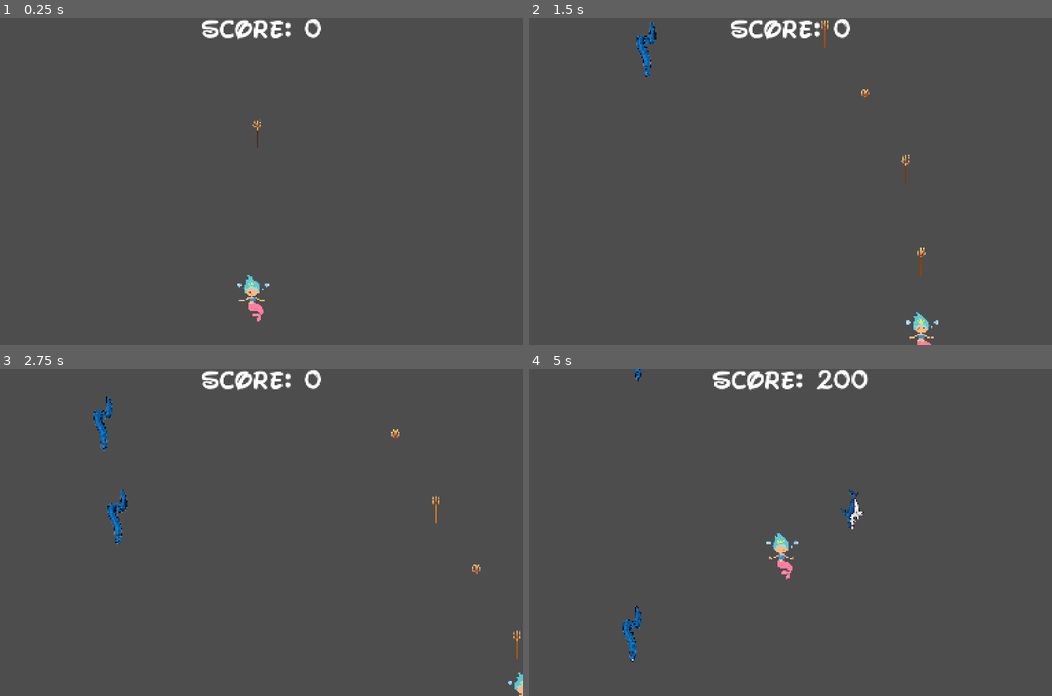
Above: before the commit, frames 1-4 (two rows, left to right).
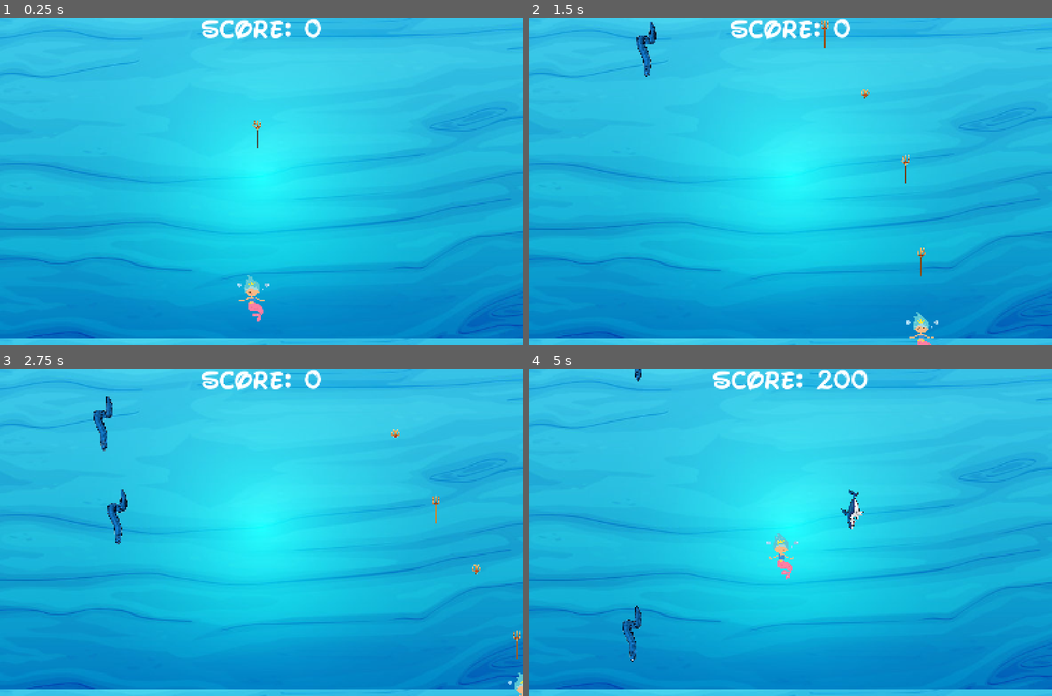
Above: after the commit, the same moments.

Repository: mnurbol-glitch/A-Mermaids-Tale
Game: Godot game, scene res://scenes/Game_Madina.tscn
Two runs of this game, one before a commit and one after it. Both use one fixed random seed, a clock stepped at 60 frames per second and the inputs below.
Inputs:
- Up to frame 1 (0.25 s): no input
- Up to frame 2 (1.5 s): tap Enter at 0.5 s; hold Right (move_right) 0.53-1.28 s; hold Space (shoot) 0.53-1.28 s; hold Down (move_down) from 1.28 s (still down); tap Space (shoot) at 1.35 s
- Up to frame 3 (2.75 s): release Down (move_down) at 2.03 s; hold Right (move_right) from 2.03 s (still down); hold Space (shoot) from 2.03 s (still down)
- Up to frame 4 (5 s): release Right (move_right) at 2.78 s; release Space (shoot) at 2.78 s; hold Up (move_up) 2.78-3.53 s; tap Space (shoot) at 2.85, 4.35 s; hold Space (shoot) 3.53-4.28 s; hold Left (move_left) from 3.53 s (still down)

The runs differ from the first frame. In frame 1, 99% of the frame differs, in the area x 0-100%, y 0-100%; in frame 2, 99%; in frame 3, 99%; in frame 4, 99%.

Commit message:
added background to both mine and Madina's scenes
When I was doing this earlier, I had tried to make both backgrounds scroll so it would look nice. However, it had led to an error, and the code stopped working. So, I had to go back and fix that issue and decided to just make add the background as is, and not make it move.

Diff:
--- a/a-mermaids-tale-game/scenes/Game_Fizza.tscn
+++ b/a-mermaids-tale-game/scenes/Game_Fizza.tscn
@@ -6,7 +6,7 @@
 [ext_resource type="PackedScene" uid="uid://8mjbxi8722uj" path="res://scenes/game_over_screen.tscn" id="5_f4ixe"]
 [ext_resource type="PackedScene" uid="uid://cvy6qv1orcddt" path="res://scenes/player.tscn" id="6_m1nlo"]
 [ext_resource type="PackedScene" uid="uid://b3vr4cml6scqh" path="res://scenes/trident.tscn" id="7_5uomi"]
-[ext_resource type="Texture2D" uid="uid://d2ux56ddhyi23" path="res://assets/backgroundFizza.webp" id="7_ieoe5"]
+[ext_resource type="Texture2D" uid="uid://i0plxtfjhvqg" path="res://assets/backgroundFizza.jpeg" id="7_ieoe5"]
 
 [node name="Game_lvl2_Fizza" type="Node2D" unique_id=1845959821]
 script = ExtResource("1_ieoe5")
@@ -38,11 +38,18 @@
 
 [node name="EnemyContainer" type="Node2D" parent="." unique_id=541133060]
 
-[node name="Parallax2D" type="Parallax2D" parent="." unique_id=1891321812]
-repeat_size = Vector2(800, 515)
+[node name="ParallaxBackground" type="ParallaxBackground" parent="." unique_id=1718381366]
 
-[node name="backgroundFizza" type="Sprite2D" parent="Parallax2D" unique_id=1415839635]
-scale = Vector2(1.225926, 0.5375)
+[node name="ParallaxLayer" type="ParallaxLayer" parent="ParallaxBackground" unique_id=417945214]
+
+[node name="Sprite2D" type="Sprite2D" parent="ParallaxBackground/ParallaxLayer" unique_id=2132472267]
+scale = Vector2(2.585, 2.585)
+texture = ExtResource("7_ieoe5")
+centered = false
+
+[node name="Sprite2D2" type="Sprite2D" parent="ParallaxBackground/ParallaxLayer" unique_id=1923961138]
+position = Vector2(0, 931)
+scale = Vector2(2.585, 2.585)
 texture = ExtResource("7_ieoe5")
 centered = false
 
--- a/a-mermaids-tale-game/scenes/Game_Madina.tscn
+++ b/a-mermaids-tale-game/scenes/Game_Madina.tscn
@@ -7,6 +7,7 @@
 [ext_resource type="PackedScene" uid="uid://dgkac0hhan15u" path="res://scenes/enemyMadina.tscn" id="4_nfoa1"]
 [ext_resource type="PackedScene" uid="uid://8mjbxi8722uj" path="res://scenes/game_over_screen.tscn" id="5_ekglo"]
 [ext_resource type="PackedScene" uid="uid://bhhj2by12h0r8" path="res://scenes/diver_enemyMadina.tscn" id="5_s53ro"]
+[ext_resource type="Texture2D" uid="uid://b2dm5fww60esb" path="res://assets/IMG_4297.JPG" id="8_tbaos"]
 
 [node name="Game_lvl1_Madina" type="Node2D" unique_id=1845959821]
 script = ExtResource("1_h74fe")
@@ -36,4 +37,19 @@
 
 [node name="EnemyContainer" type="Node2D" parent="." unique_id=541133060]
 
+[node name="ParallaxBackground" type="ParallaxBackground" parent="." unique_id=1208917141]
+
+[node name="ParallaxLayer" type="ParallaxLayer" parent="ParallaxBackground" unique_id=2140463253]
+
+[node name="Sprite2D" type="Sprite2D" parent="ParallaxBackground/ParallaxLayer" unique_id=1912485973]
+scale = Vector2(2.857, 2.857)
+texture = ExtResource("8_tbaos")
+centered = false
+
+[node name="Sprite2D2" type="Sprite2D" parent="ParallaxBackground/ParallaxLayer" unique_id=1671243220]
+position = Vector2(0, 1026)
+scale = Vector2(2.857, 2.857)
+texture = ExtResource("8_tbaos")
+centered = false
+
 [connection signal="timeout" from="EnemySpawnTimer" to="." method="_on_enemy_spawn_timer_timeout"]
--- /dev/null
+++ b/a-mermaids-tale-game/scenes/game_madina.gd
@@ -0,0 +1,11 @@
+extends Node2D
+
+
+# Called when the node enters the scene tree for the first time.
+func _ready() -> void:
+	pass # Replace with function body.
+
+
+# Called every frame. 'delta' is the elapsed time since the previous frame.
+func _process(delta: float) -> void:
+	pass
Binary file added: a-mermaids-tale-game/assets/backgroundFizza.jpeg
Not shown, changed: a-mermaids-tale-game/assets/backgroundFizza.jpeg.import
Binary file removed: a-mermaids-tale-game/assets/backgroundFizza.webp
Not shown, added: a-mermaids-tale-game/scenes/game_madina.gd.uid
